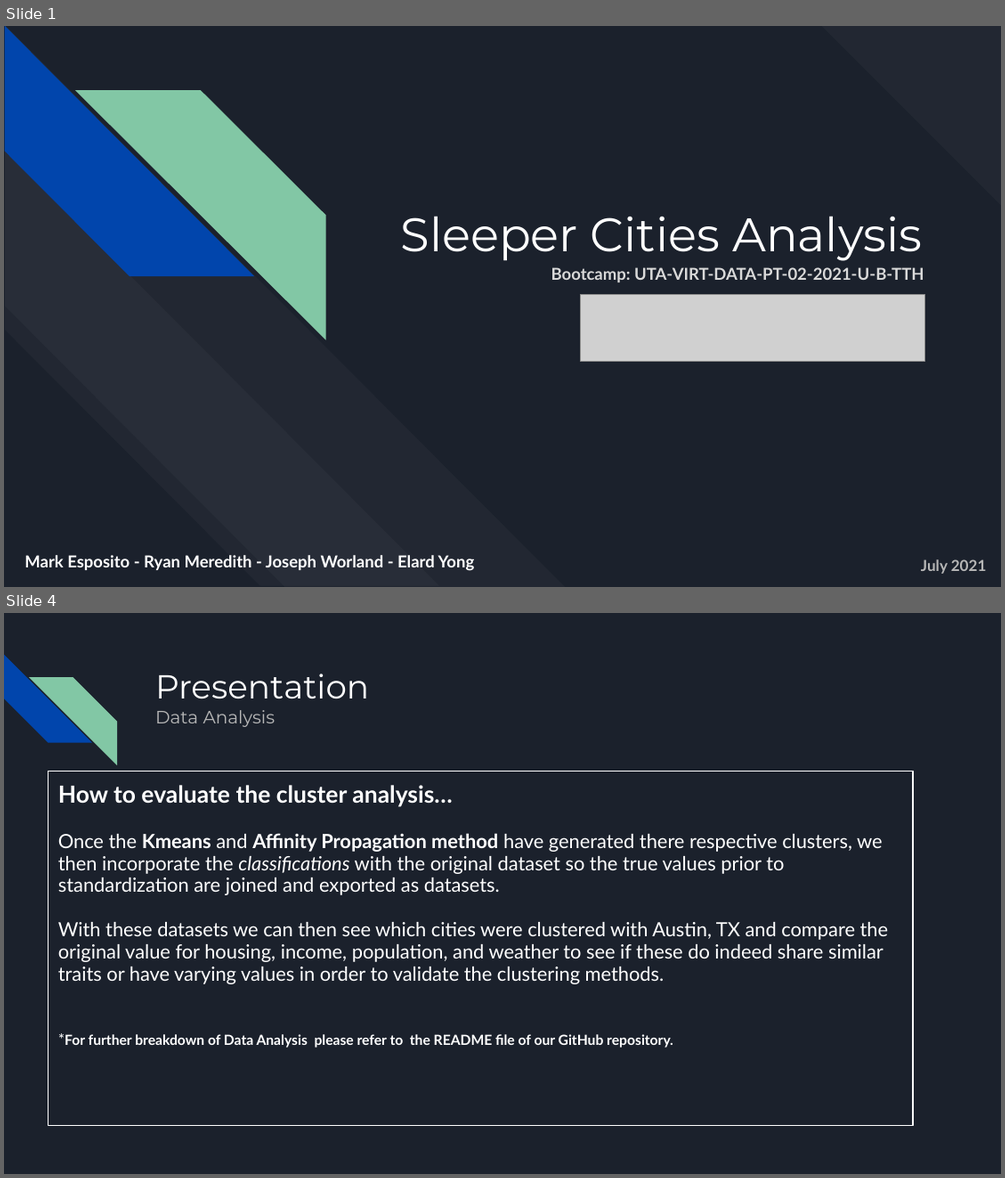
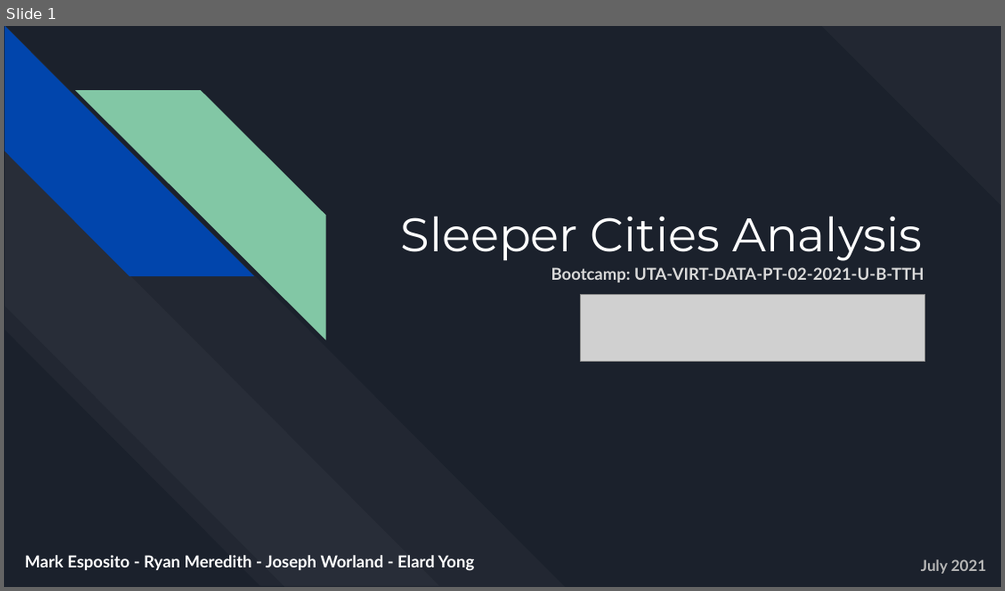
Before and after one commit to marke0816/Sleeper_Cities, a slide deck: Resources/Sleeper_Cities_Analysis.pptx. Shown one above the other, each under a label of ours: slides 1 and 4 before the commit, slide 1 after it; the slides between them are not shown. The pictures are 1005x1178 and 1005x591 pixels, drawn with LibreOffice and Linux fonts; fonts in the diff are those of the drawing; grey boxes stand for pictures. Boxes give left, top, right and bottom in pixels: in the first picture for what was removed or moved away, otherwise in the second. Text is boxed around its words. In the diff, an @@ line names an element or a change of style, - is before the commit and + after.

Commit message:
added school data and ran ML model

```diff
--- a/Resources/Sleeper_Cities_Analysis.pptx
+++ b/Resources/Sleeper_Cities_Analysis.pptx
@@ slide 4 removed at (x1=4, y1=613, x2=1001, y2=1174), background #1B212C @@
@@ diag stripe removed at (x1=4, y1=655, x2=92, y2=743) @@
@@ diag stripe removed at (x1=29, y1=677, x2=117, y2=764) @@
@@ title removed at (x1=155, y1=674, x2=369, y2=727) @@
-Presentation
-Data Analysis
@@ text removed at (x1=48, y1=771, x2=912, y2=1126) @@
-How to evaluate the cluster analysis…
-Once the Kmeans and Affinity Propagation method have generated there respective clusters, we then incorporate the classifications with the original dataset so the true values prior to standardization are joined and exported as datasets.
-With these datasets we can then see which cities were clustered with Austin, TX and compare the original value for housing, income, population, and weather to see if these do indeed share similar traits or have varying values in order to validate the clustering methods.
-*For further breakdown of Data Analysis please refer to the README file of our GitHub repository.
```
Also in this commit, not shown: 2 slides changed, 3 other slides removed, 2 other files.
